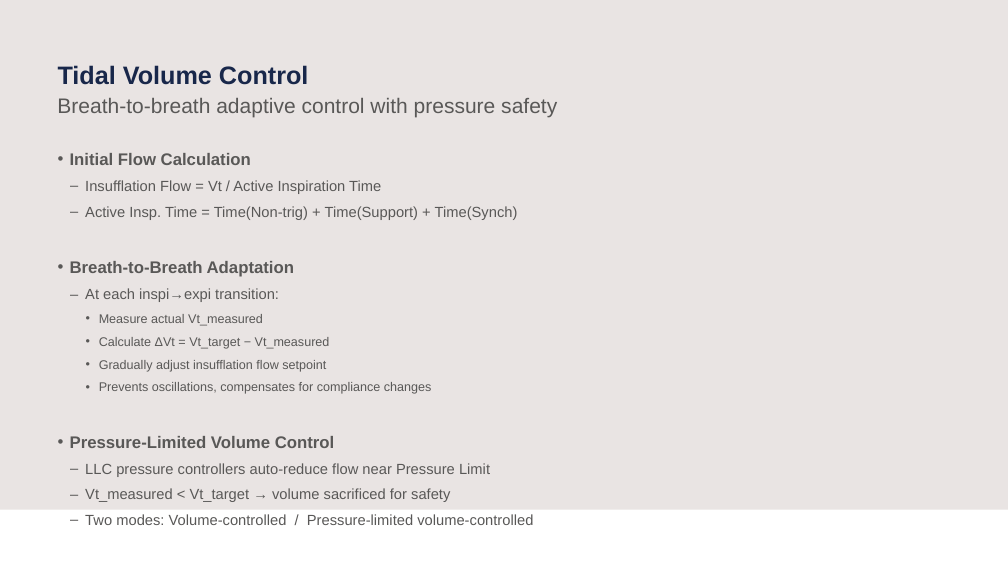
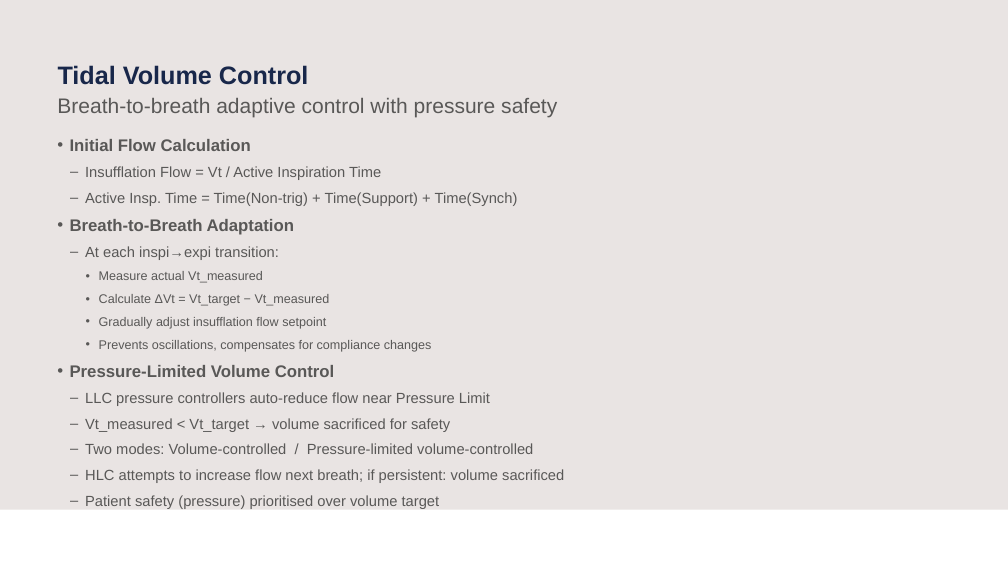
Before and after one commit to Teknosofen/ParallelMixer, a slide deck: slide 23 of documentation/presentation/Ventilator_Control_Architecture.pptx (slide 17 before the commit). Drawn at 1008x567 pixels with LibreOffice and Linux fonts; fonts in the diff are those of the drawing; background and template pictures are left out. Boxes give left, top, right and bottom in pixels: in the first picture for what was removed or moved away, otherwise in the second. Text is boxed around its words. In the diff, an @@ line names an element or a change of style, - is before the commit and + after.

Commit message:
doc: polished presentation and moved obsolete versions and variant to a separate folder for now

```diff
--- a/documentation/presentation/Ventilator_Control_Architecture.pptx
+++ b/documentation/presentation/Ventilator_Control_Architecture.pptx
@@ text "Initial Flow Calculation": place and size @@
-text "Initial Flow Calculation" at bbox=[70, 153, 533, 525]
+text "Initial Flow Calculation" at bbox=[70, 139, 564, 483]
@@ text at bbox=[85, 469, 564, 483]: paragraphs added @@
+  ‒ HLC attempts to increase flow next breath; if persistent: volume sacrificed
+  ‒ Patient safety (pressure) prioritised over volume target
```
Also in this commit, not shown: 8 other slides changed, 12 slides added, 4 slides removed, 10 other files.
